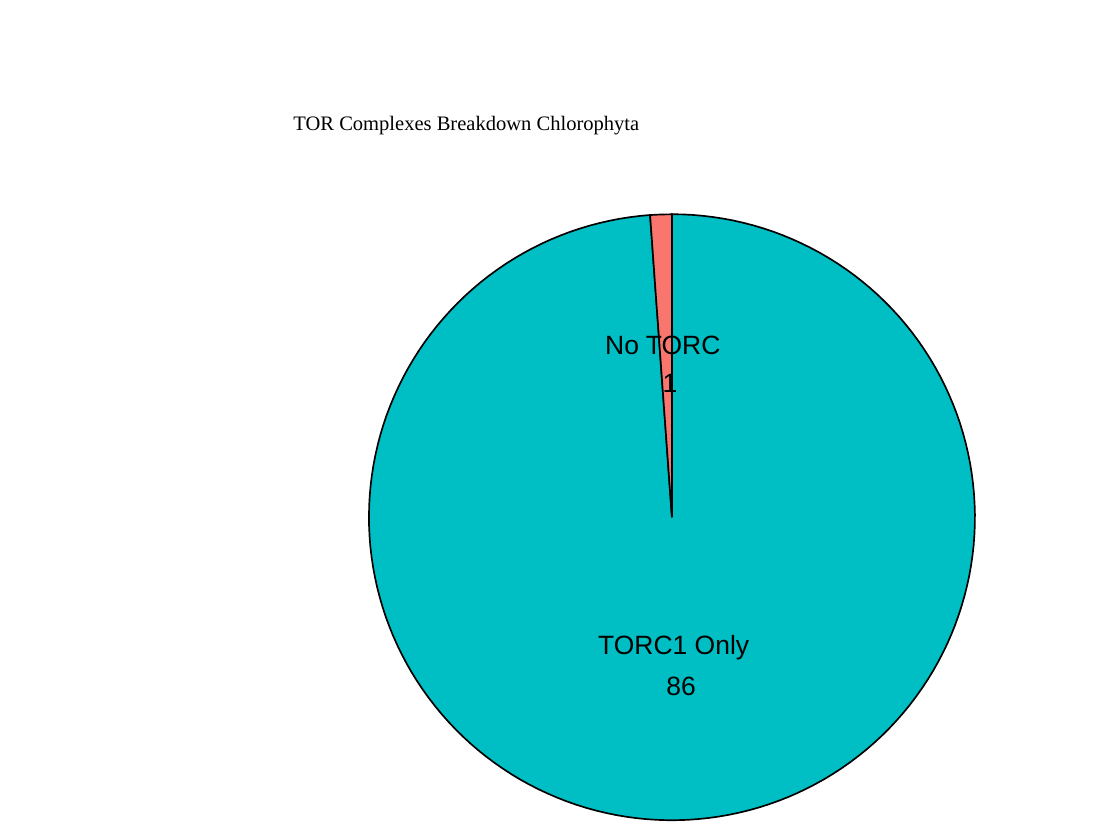
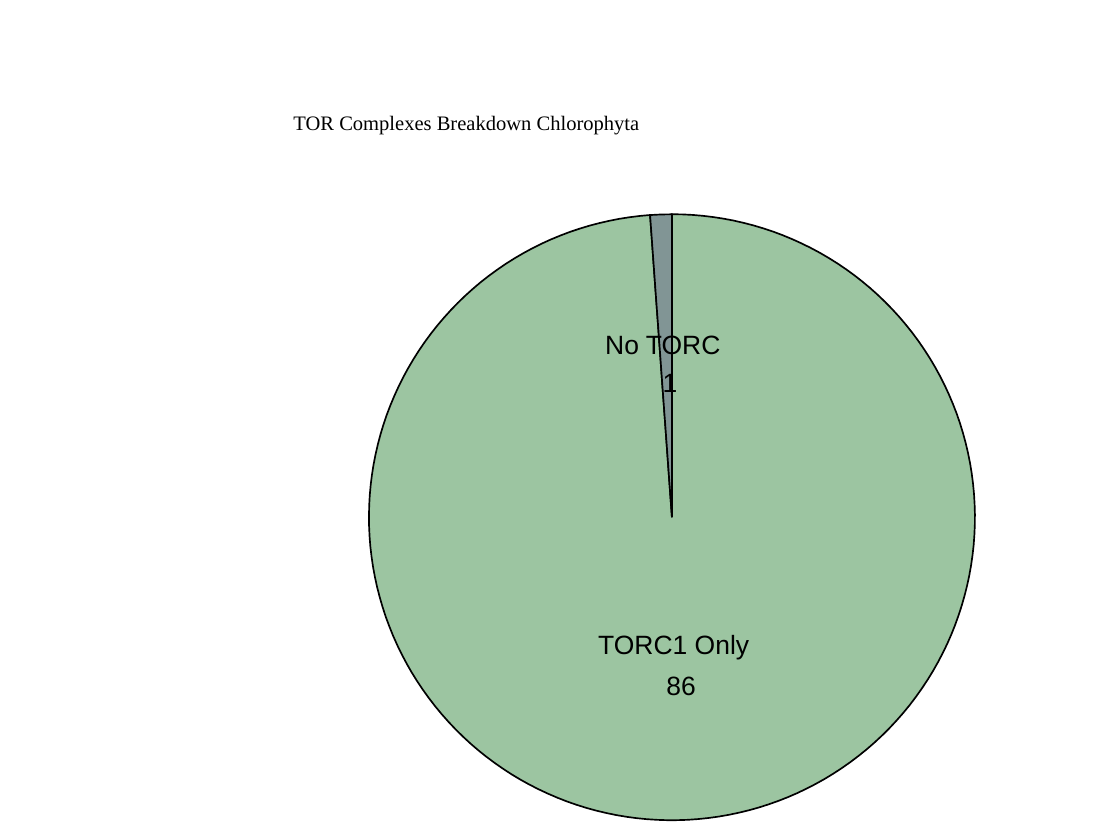
Before and after one commit to Dellaraam/TOR_phylogenetics, a slide deck: slide 1 of Images/Figures_PPT/ComponentsChlorophytaPieChart.pptx. Drawn at 1120x840 pixels with LibreOffice and Linux fonts; fonts in the diff are those of the drawing. Boxes give left, top, right and bottom in pixels: in the first picture for what was removed or moved away, otherwise in the second. Text is boxed around its words. In the diff, an @@ line names an element or a change of style, - is before the commit and + after.

```diff
--- a/Images/Figures_PPT/ComponentsChlorophytaPieChart.pptx
+++ b/Images/Figures_PPT/ComponentsChlorophytaPieChart.pptx
@@ freeform shape at bbox=[368, 214, 974, 820]: fill #00BFC4 to #9CC5A1 @@
@@ freeform shape at bbox=[650, 214, 672, 517]: fill #F8766D to #819595 @@
```
Also in this commit, not shown: 22 other files.
